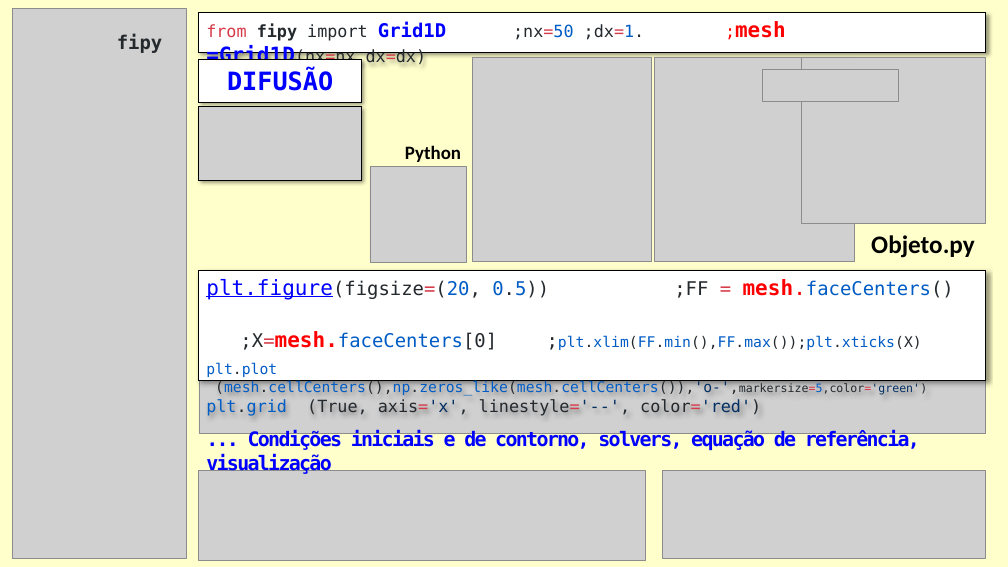
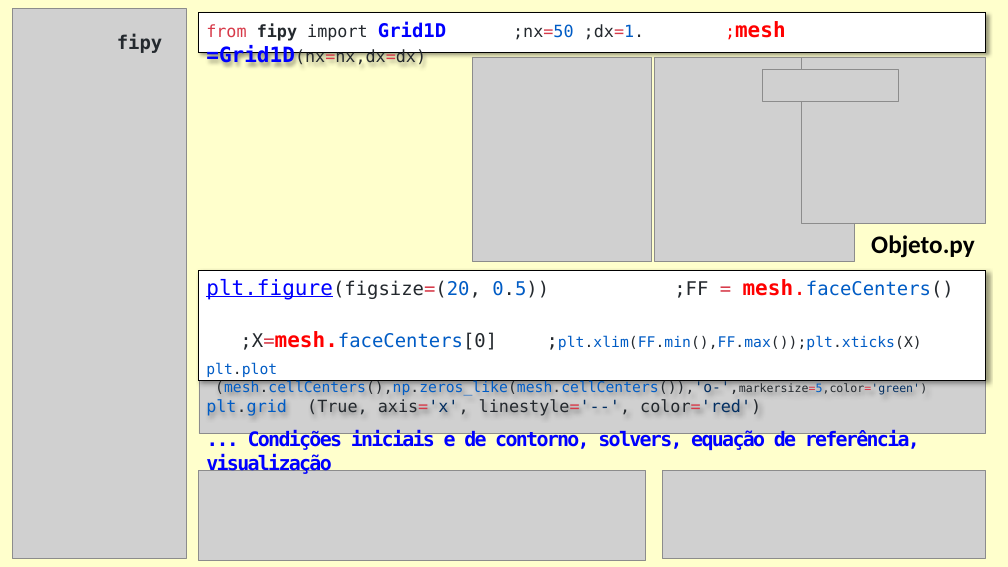
Before and after one commit to grossiRM/AM_FEG, a slide deck: slide 18 of Plano_V02_iii_AM_FEG/d_Topicos Especiais - Introducao a Manufatura Aditiva para Metais.pptx (slide 13 before the commit). Drawn at 1008x567 pixels with LibreOffice and Linux fonts; fonts in the diff are those of the drawing; grey boxes stand for pictures. Boxes give left, top, right and bottom in pixels: in the first picture for what was removed or moved away, otherwise in the second. Text is boxed around its words. In the diff, an @@ line names an element or a change of style, - is before the commit and + after.

```diff
--- a/Plano_V02_iii_AM_FEG/d_Topicos Especiais - Introducao a Manufatura Aditiva para Metais.pptx
+++ b/Plano_V02_iii_AM_FEG/d_Topicos Especiais - Introducao a Manufatura Aditiva para Metais.pptx
@@ rectangle removed at [199, 59, 361, 102] @@
-DIFUSÃO
@@ picture removed at [198, 107, 361, 180] @@
@@ text removed at [405, 145, 461, 162] @@
-Python
@@ picture removed at [370, 166, 466, 262] @@
```
Also in this commit, not shown: 8 other slides changed, 4 slides added, 1 slide removed, 4 other files.
